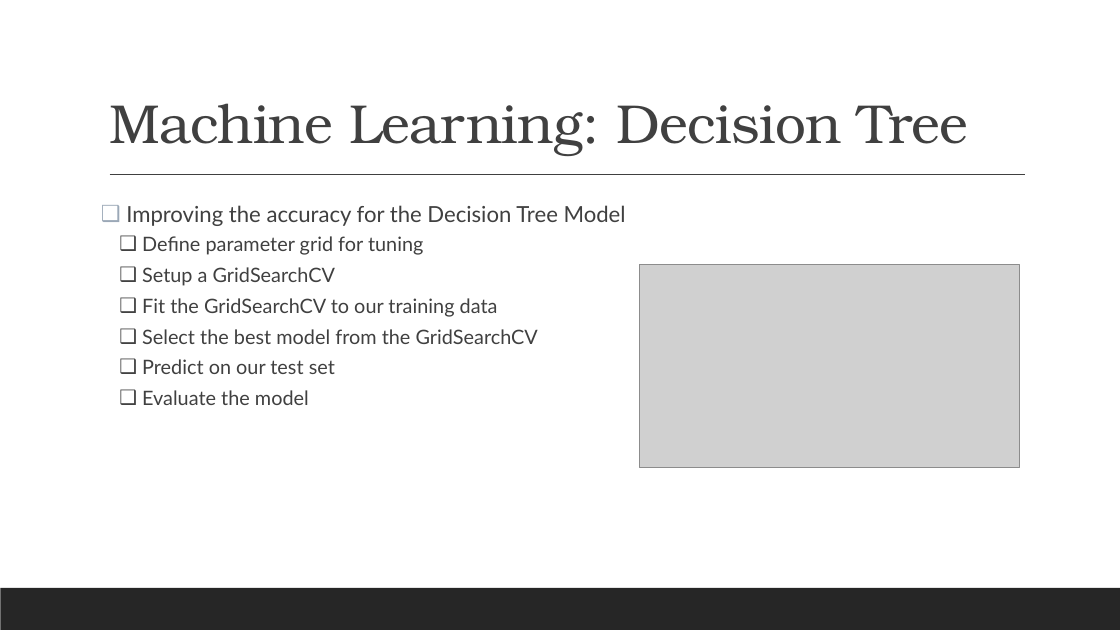
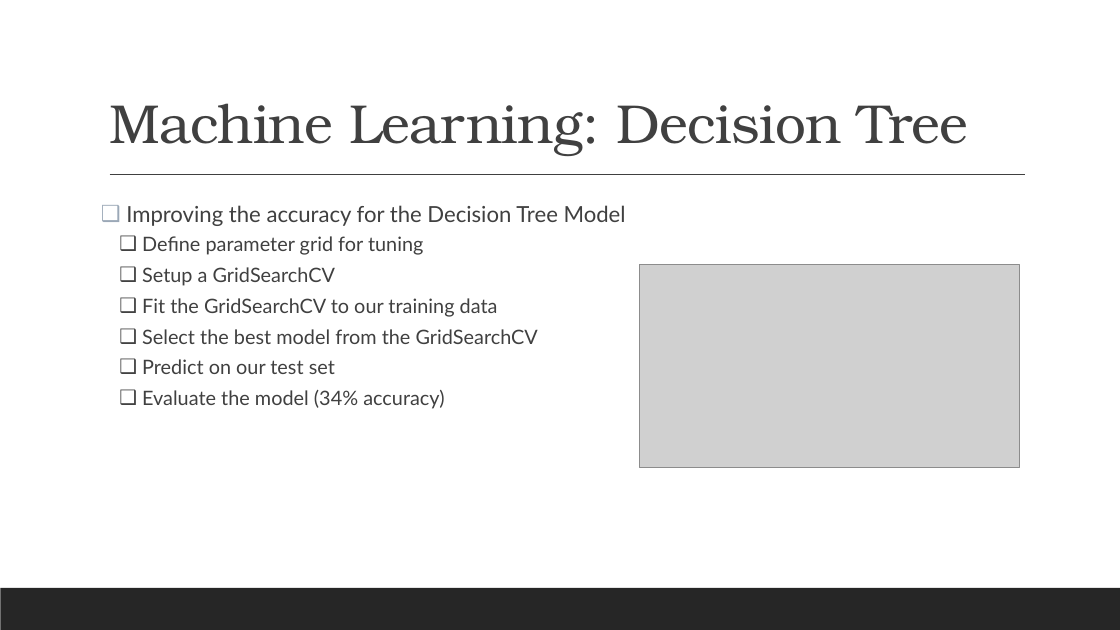
Before and after one commit to mrbowman86/Credit_Loan_Analysis, a slide deck: slide 8 of Credit_Loan_Analysis_PPT.pptx. Drawn at 1120x630 pixels with LibreOffice and Linux fonts; fonts in the diff are those of the drawing; grey boxes stand for pictures. Boxes give left, top, right and bottom in pixels: in the first picture for what was removed or moved away, otherwise in the second. Text is boxed around its words. In the diff, an @@ line names an element or a change of style, - is before the commit and + after.

```diff
--- a/Credit_Loan_Analysis_PPT.pptx
+++ b/Credit_Loan_Analysis_PPT.pptx
@@ text at [142,390,444,409]: text changed @@
-  ❑ Evaluate the model
+  ❑ Evaluate the model (34% accuracy)
```
Also in this commit, not shown: 4 other slides changed.
